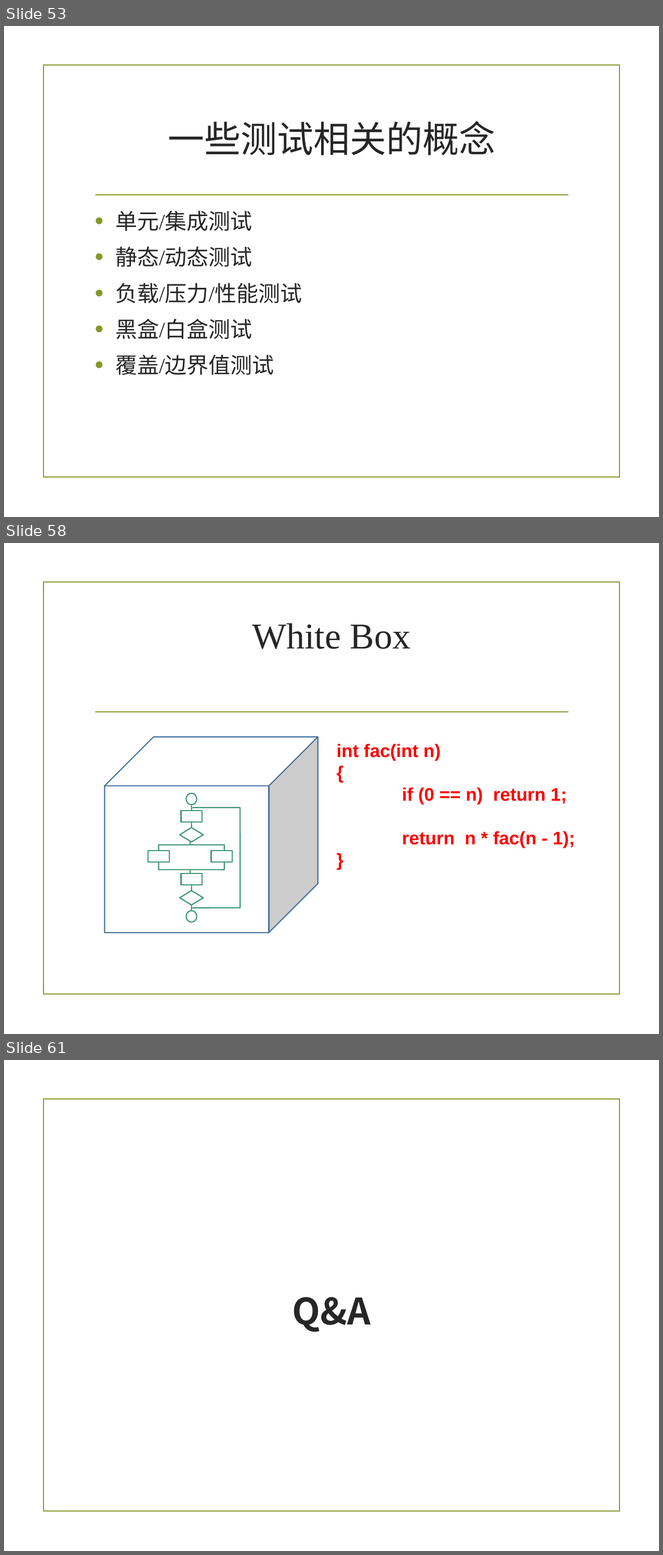
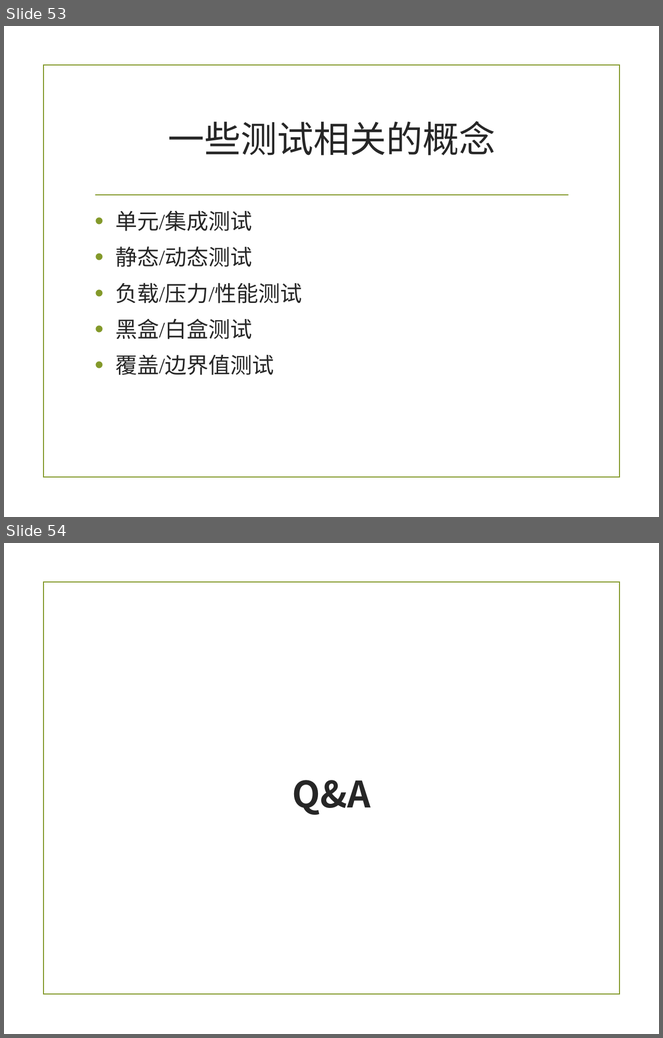
Before and after one commit to zuoshenghuang/curriculum, a slide deck: software/Ch_4_pro.pptx. Shown one above the other, each under a label of ours: slides 53, 58 and 61 before the commit, slides 53 and 54 after it; the slides between them are not shown. The pictures are 663x1555 and 663x1038 pixels, drawn with LibreOffice and Linux fonts; fonts in the diff are those of the drawing; background and template pictures are left out. Boxes give left, top, right and bottom in pixels: in the first picture for what was removed or moved away, otherwise in the second. Text is boxed around its words. In the diff, an @@ line names an element or a change of style, - is before the commit and + after.

```diff
--- a/software/Ch_4_pro.pptx
+++ b/software/Ch_4_pro.pptx
@@ slide 58 removed at (4, 543, 659, 1034), background picture (left out); not listed: 2 template elements that a slide beside it also shows @@
@@ title removed at (253, 623, 411, 649) @@
-White Box
@@ group removed at (105, 737, 575, 933): 15 lines, 4 rectangles, 2 ellipses, 2 diamonds, 1 cube, 1 text @@
-int fac(int n)
-{
-if (0 == n) return 1;
-return n * fac(n - 1);
-}
@@ what was slide 61 is now slide 54 @@
```
Also in this commit, not shown: 4 slides changed, 6 other slides removed, 4 other files.
